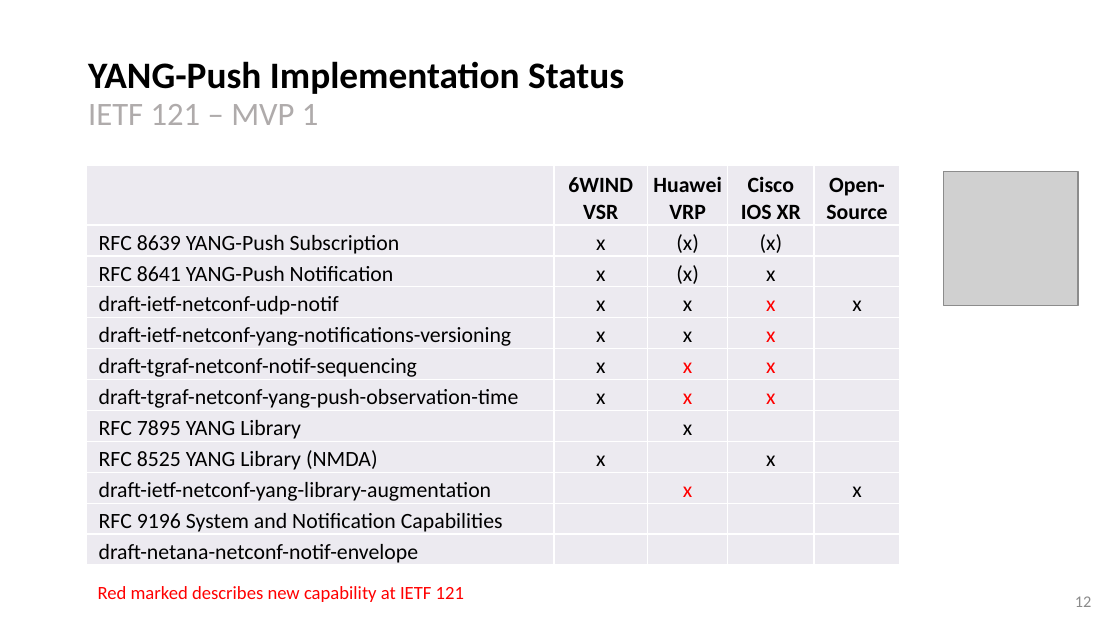
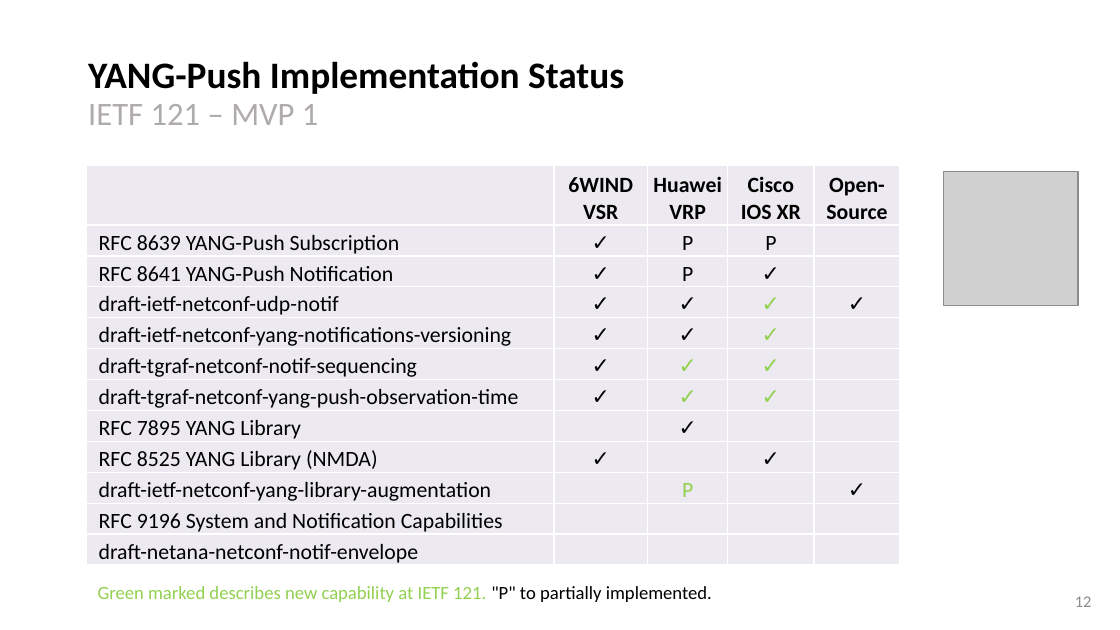
Before and after one commit to network-analytics/ietf-network-analytics-document-status, a slide deck: slide 12 of 121/Hackathon/ietf-121-hackathon-validate-yang-push-publisher.pptx. Drawn at 1120x630 pixels with LibreOffice and Linux fonts; fonts in the diff are those of the drawing; grey boxes stand for pictures. Boxes give left, top, right and bottom in pixels: in the first picture for what was removed or moved away, otherwise in the second. Text is boxed around its words. In the diff, an @@ line names an element or a change of style, - is before the commit and + after.

```diff
--- a/121/Hackathon/ietf-121-hackathon-validate-yang-push-publisher.pptx
+++ b/121/Hackathon/ietf-121-hackathon-validate-yang-push-publisher.pptx
@@ table at [86,166,900,567] @@
-row 2: RFC 8639 YANG-Push Subscription | x | (x) | (x) | 
+row 2: RFC 8639 YANG-Push Subscription | ✓ | P | P | 
-row 3: RFC 8641 YANG-Push Notification | x | (x) | x | 
+row 3: RFC 8641 YANG-Push Notification | ✓ | P | ✓ | 
-row 4: draft-ietf-netconf-udp-notif | x | x | x | x
+row 4: draft-ietf-netconf-udp-notif | ✓ | ✓ | ✓ | ✓
-row 5: draft-ietf-netconf-yang-notifications-versioning | x | x | x | 
+row 5: draft-ietf-netconf-yang-notifications-versioning | ✓ | ✓ | ✓ | 
-row 6: draft-tgraf-netconf-notif-sequencing | x | x | x | 
+row 6: draft-tgraf-netconf-notif-sequencing | ✓ | ✓ | ✓ | 
-row 7: draft-tgraf-netconf-yang-push-observation-time | x | x | x | 
+row 7: draft-tgraf-netconf-yang-push-observation-time | ✓ | ✓ | ✓ | 
-row 8, column 3: x
+row 8, column 3: ✓
-row 9, column 2: x
+row 9, column 2: ✓
-row 9, column 4: x
+row 9, column 4: ✓
-row 10, column 3: x
+row 10, column 3: P
-row 10, column 5: x
+row 10, column 5: ✓
@@ text at [98,586,712,602]: text changed; text colour #FF0000 to #92D050 @@
-Red marked describes new capability at IETF 121
+Green marked describes new capability at IETF 121. "P" to partially implemented.
```
Also in this commit, not shown: 4 other slides changed, 1 slide added, 1 slide removed, 3 other files.
